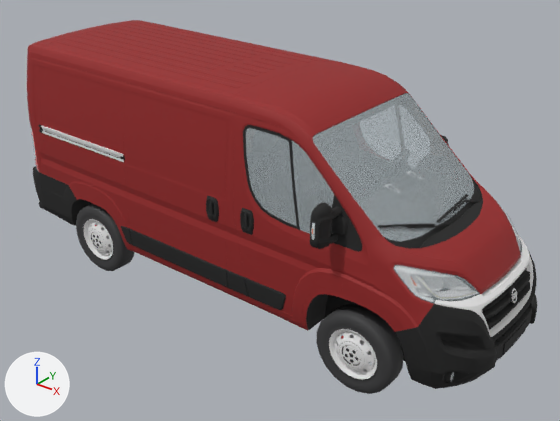
Two versions of the glTF model docs/real_solid.glb, one commit apart.
One viewpoint serves both versions: a camera (50 mm lens) standing at (5.29, -6.31, 5.0) and looking at (0.24, 0.01, 1.09). The axes (+X, +Y, +Z) are drawn at lower left. The lights are the same throughout. The first picture is the older version. Where no turn or scale is listed for an object, it has been applied to the vertices. Vertices at exactly the same position are counted once.

Objects in the first picture: 'ducato-14_BR_wheel', 'ducato-14_FR_wheel', 'ducato-14_exterior', 'ducato-14_frontlights' and 1 more.
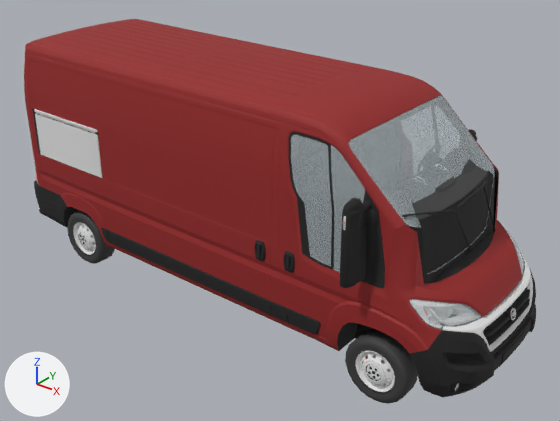
Where the newer file only moved an object's origin or applied its transform, the numbers keep the older frame.

Diff of the bpy script that builds the scene:
```diff
--- a/docs/real_solid.glb.py
+++ b/docs/real_solid.glb.py
@@ me_plane_006 @@
-me_plane_006.from_pydata(...)  # 938 vertices, 1744 faces; spans x -0.37..0.37, y -0.95..0.95, z -0.15..0.15
+me_plane_006.from_pydata(...)  # 938 vertices, 1744 faces; spans x -0.16..0.42, y -0.95..0.95, z -0.38..-0.14
+# me_plane_006 part 1: the whole mesh is scaled about its middle by (0.786, 1, 0.812), then moved by (0.13, 0.0, -0.26)
 me_plane_006.materials.append(mat_black_plastic)
@@ me_plane_002 @@
 # used by ob_ducato_14_interior; location = (0.006, 0.0, -0.01); rotation_euler = (0.0, 0.0, 1.571), in degrees (0, 0, 90); scale = (0.01, 0.0127, 0.0123)
-me_plane_002.from_pydata(...)  # 1250 vertices, 2358 faces; spans x -100.0..100.0, y -179.0..-32.0, z 39.0..215.0
+me_plane_002.from_pydata(...)  # 1250 vertices, 2358 faces; spans x -100.0..100.0, y -248.0..-100.0, z 40.0..267.0
+# me_plane_002 part 2: 666 of the vertices in x -100.0..100.0, y -179.0..-32.0, z 136.0..215.0 are moved by (0.0, -69.0, 52.0)
+# other edits to the shape of me_plane_002 do not show in these pictures
 me_plane_002.materials.append(mat_black_plastic)
@@ me_plane_004 @@
-me_plane_004.from_pydata(...)  # 1256 vertices, 2516 faces; spans x -0.446..0.446, y -0.136..0.127, z -0.431..0.431
+me_plane_004.from_pydata(...)  # 1256 vertices, 2516 faces; spans x -0.089..0.612, y -0.136..0.127, z -0.431..0.269
+# me_plane_004 part 3: the whole mesh is scaled about its middle by (0.786, 1, 0.812), then moved by (0.261, 0.0, -0.081)
 me_plane_004.materials.append(mat_black_plastic_001)
@@ me_plane_003 @@
-me_plane_003.from_pydata(...)  # 1256 vertices, 2516 faces; spans x -0.446..0.446, y -0.136..0.127, z -0.431..0.431
+me_plane_003.from_pydata(...)  # 1256 vertices, 2516 faces; spans x -0.634..0.067, y -0.136..0.127, z -0.431..0.269
+# me_plane_003 part 4: the whole mesh is scaled about its middle by (0.786, 1, 0.812), then moved by (-0.283, 0.0, -0.081)
 me_plane_003.materials.append(mat_black_plastic_001)
@@ me_plane_020 @@
 # used by ob_ducato_14_exterior; location = (0.006, 0.0, -0.01); rotation_euler = (0.0, 0.0, 1.571), in degrees (0, 0, 90); scale = (0.01, 0.0127, 0.0123)
-me_plane_020.from_pydata(...)  # 9716 vertices, 18924 faces; spans x -125.0..125.0, y -249.0..250.0, z 25.0..225.0
+me_plane_020.from_pydata(...)  # 9716 vertices, 18924 faces; spans x -125.0..125.0, y -318.0..318.0, z 26.0..277.0
+# me_plane_020 part 5: the loose piece of 54 vertices spanning x -55.0..55.0, y -240.0..-225.0, z 89.0..90.0 is moved by (0.0, -69.0, 0.0)
+# me_plane_020 part 6: the loose piece of 163 vertices spanning x -53.0..53.0, y -244.0..-230.0, z 85.0..87.0 is moved by (0.0, -69.0, 0.0)
+# me_plane_020 part 7: the loose piece of 90 vertices spanning x -49.0..49.0, y -245.0..-233.0, z 78.0..80.0 is moved by (0.0, -69.0, 0.0)
+# me_plane_020 part 8: 3608 of the vertices in x -124.0..124.0, y -249.0..-6.0, z 25.0..136.0 are moved by (0.0, -69.0, 0.0)
+# me_plane_020 part 9: 1936 of the vertices in x -125.0..125.0, y -186.0..-12.0, z 136.0..224.0 are moved by (0.0, -69.0, 52.0)
+# me_plane_020 part 10: 1709 of the vertices in x -104.0..104.0, y 94.0..250.0, z 36.0..135.0 are moved by (0.0, 68.0, 0.0)
+# me_plane_020 part 11: all 1405 vertices in x -103.0..102.0, y 18.0..240.0, z 136.0..225.0 are moved by (0.0, 68.0, 52.0)
+# other edits to the shape of me_plane_020 do not show in these pictures
 me_plane_020.materials.append(mat_black_plastic)
@@ ob_ducato_14_interior @@
 ob_ducato_14_interior.rotation_euler = (0.0, 0.0, 1.571)  # degrees (0, 0, 90)
-ob_ducato_14_interior.scale = (0.01, 0.0127, 0.0123)
+ob_ducato_14_interior.scale = (0.01, 0.01, 0.01)
@@ ob_ducato_14_exterior @@
 ob_ducato_14_exterior = bpy.data.objects.new('ducato-14_exterior', me_plane_020)
-ob_ducato_14_exterior.location = (0.006, 0.0, -0.01)
+ob_ducato_14_exterior.location = (0.0, 0.0, -0.01)
 ob_ducato_14_exterior.rotation_euler = (0.0, 0.0, 1.571)  # degrees (0, 0, 90)
-ob_ducato_14_exterior.scale = (0.01, 0.0127, 0.0123)
+ob_ducato_14_exterior.scale = (0.01, 0.01, 0.01)
```

Boxes [x1, y1, x2, y2] around the edits, measured in the pictures (560 x 421 px; the box of a moved part takes in the faces that stretch with it):
'ducato-14_exterior', reshaped, moved, rescaled
    before: [27, 20, 537, 389]
    after: [24, 19, 536, 397]
'ducato-14_FR_wheel', moved, rescaled (16% narrower, 16% shorter)
    before: [316, 305, 403, 394]
    after: [345, 329, 418, 404]
'ducato-14_frontlights', moved, rescaled (10% narrower)
    before: [393, 206, 522, 304]
    after: [409, 229, 525, 330]
'ducato-14_BR_wheel', moved, rescaled (17% narrower, 19% shorter)
    before: [76, 204, 134, 271]
    after: [67, 210, 115, 264]
'ducato-14_interior', reshaped, rescaled (not visible before)
    after: [412, 159, 489, 220]
part 5 of me_plane_020, moved or reshaped
    before: [482, 268, 526, 311]
    after: [483, 287, 527, 331]
part 6 of me_plane_020, moved or reshaped
    before: [483, 271, 530, 318]
    after: [484, 289, 530, 337]
part 7 of me_plane_020, moved or reshaped
    before: [486, 282, 530, 326]
    after: [487, 298, 530, 343]
part 8 of me_plane_020, moved or reshaped
    before: [206, 188, 537, 389]
    after: [254, 220, 536, 397]
part 9 of me_plane_020, moved or reshaped
    before: [225, 59, 484, 256]
    after: [271, 68, 499, 292]
part 10 of me_plane_020, moved or reshaped
    before: [33, 131, 231, 295]
    after: [34, 153, 274, 321]
part 11 of me_plane_020, moved or reshaped
    before: [27, 20, 334, 195]
    after: [24, 19, 380, 192]
